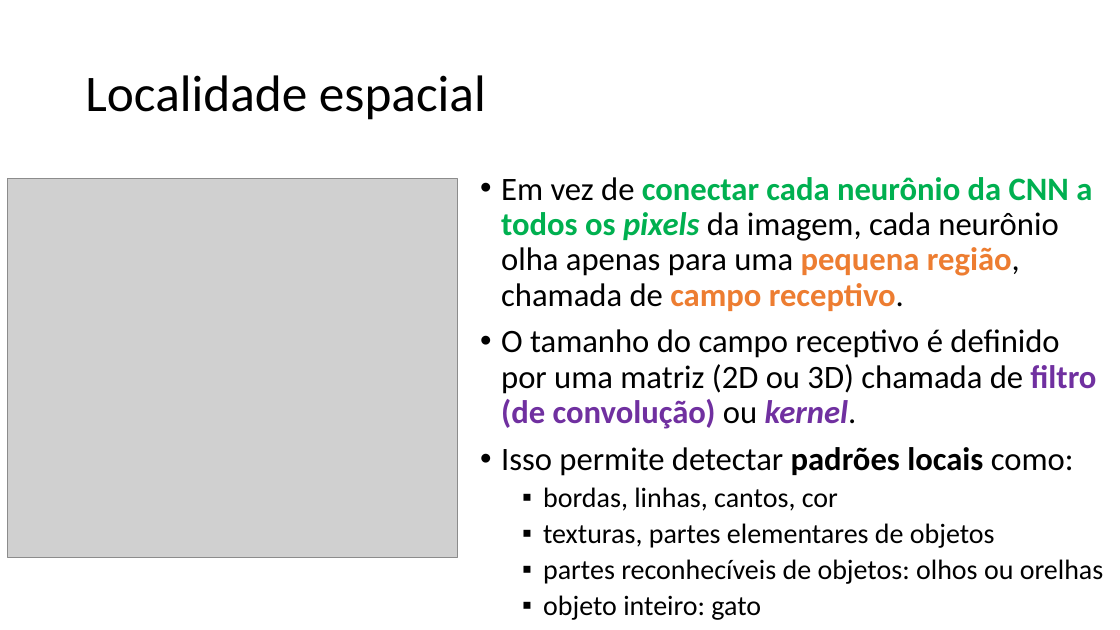
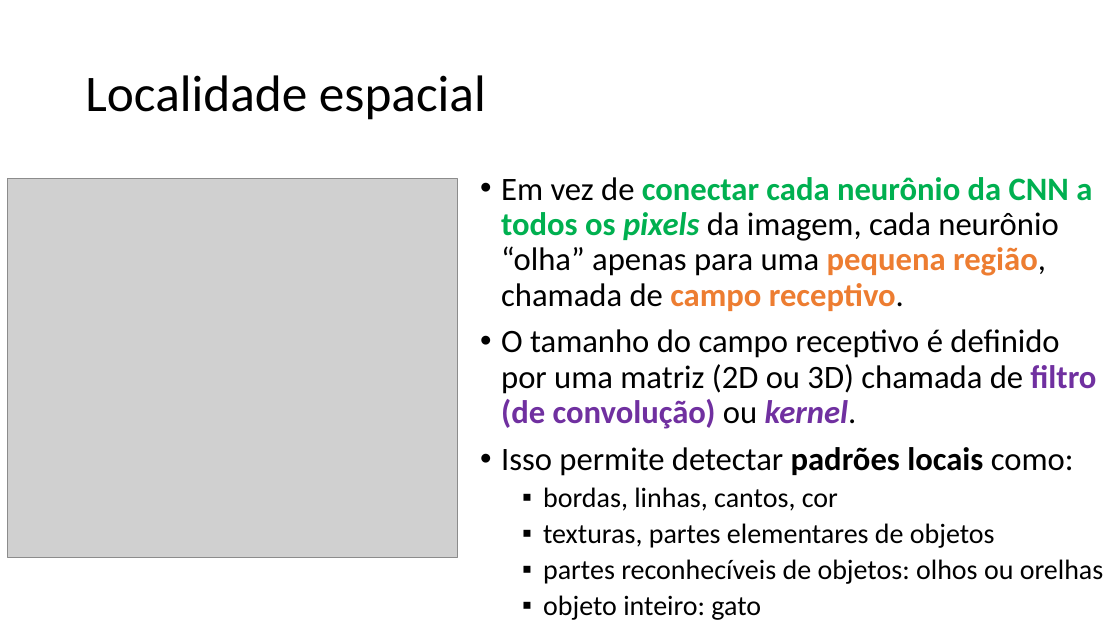
Before and after one commit to zz4fap/c24_inteligencia_artificial, a slide deck: slide 16 of slides/C24_CNN.pptx. Drawn at 1120x630 pixels with LibreOffice and Linux fonts; fonts in the diff are those of the drawing; grey boxes stand for pictures. Boxes give left, top, right and bottom in pixels: in the first picture for what was removed or moved away, otherwise in the second. Text is boxed around its words. In the diff, an @@ line names an element or a change of style, - is before the commit and + after.

```diff
--- a/slides/C24_CNN.pptx
+++ b/slides/C24_CNN.pptx
@@ text at (501,177,1092,311): text changed @@
-• Em vez de conectar cada neurônio da CNN a todos os pixels da imagem, cada neurônio olha apenas para uma pequena região, chamada de campo receptivo.
+• Em vez de conectar cada neurônio da CNN a todos os pixels da imagem, cada neurônio “olha” apenas para uma pequena região, chamada de campo receptivo.
```
Also in this commit, not shown: 7 other slides changed.
